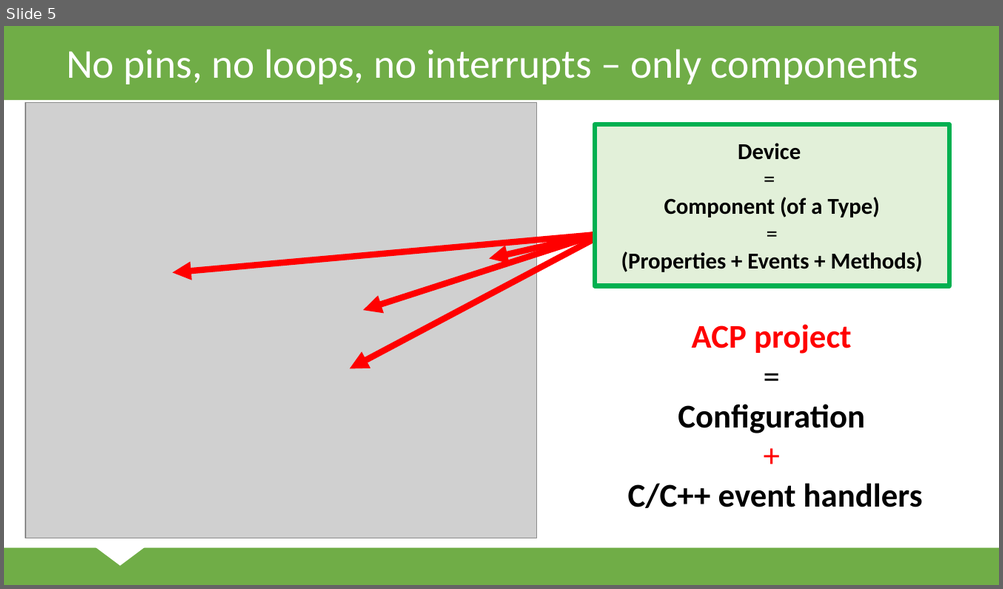
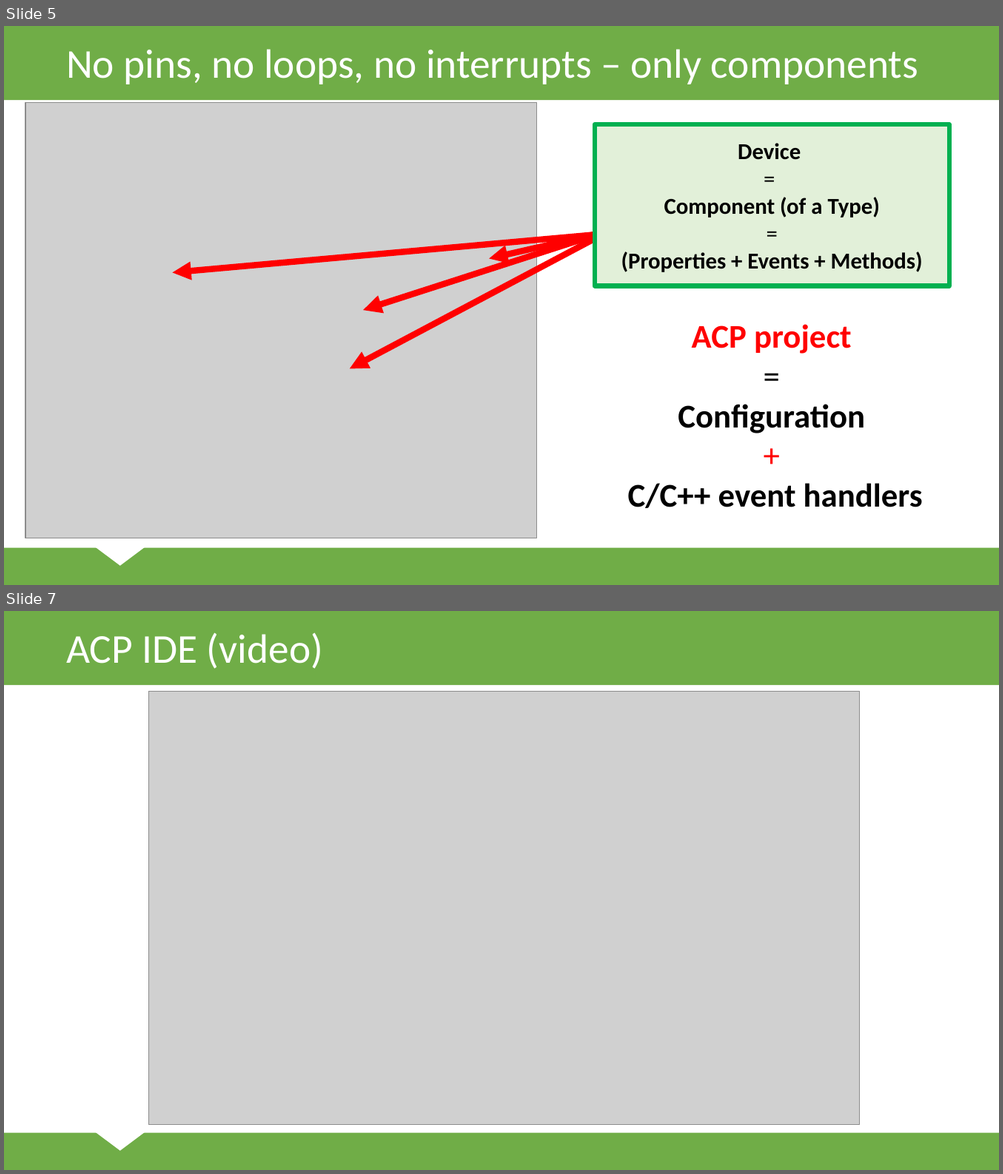
Before and after one commit to ppatrik/DiplomovaPraca, a slide deck: svk/Prezentacia.pptx. Shown one above the other, each under a label of ours: slide 5 before the commit, slides 5 and 7 after it; the slides between them are not shown. The pictures are 1003x589 and 1003x1174 pixels, drawn with LibreOffice and Linux fonts; fonts in the diff are those of the drawing; grey boxes stand for pictures. Boxes give left, top, right and bottom in pixels: in the first picture for what was removed or moved away, otherwise in the second. Text is boxed around its words. In the diff, an @@ line names an element or a change of style, - is before the commit and + after.

```diff
--- a/svk/Prezentacia.pptx
+++ b/svk/Prezentacia.pptx
@@ slide 7 added at (x1=4, y1=611, x2=999, y2=1170), background #FFFFFF; not listed: 3 template elements that a slide beside it also shows @@
@@ title added at (x1=66, y1=632, x2=323, y2=669), 39.6 pt, text #FFFFFF @@
+ACP IDE (video)
@@ picture added at (x1=149, y1=691, x2=859, y2=1125) @@
```
Also in this commit, not shown: 5 slides changed, 8 other slides added, 5 other files.
